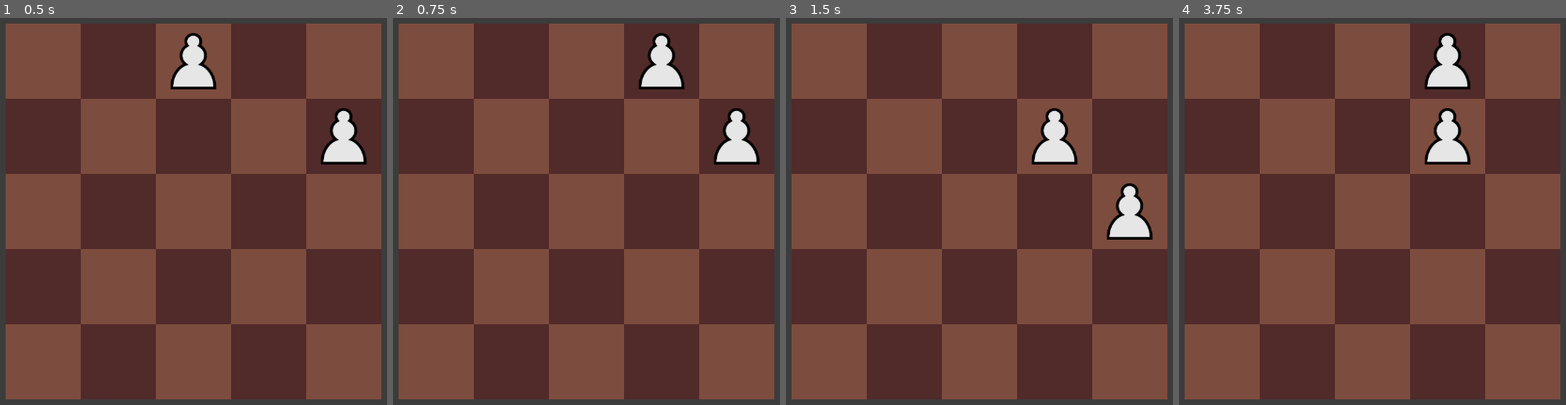
Above: before the commit, frames 1-4 (left to right).
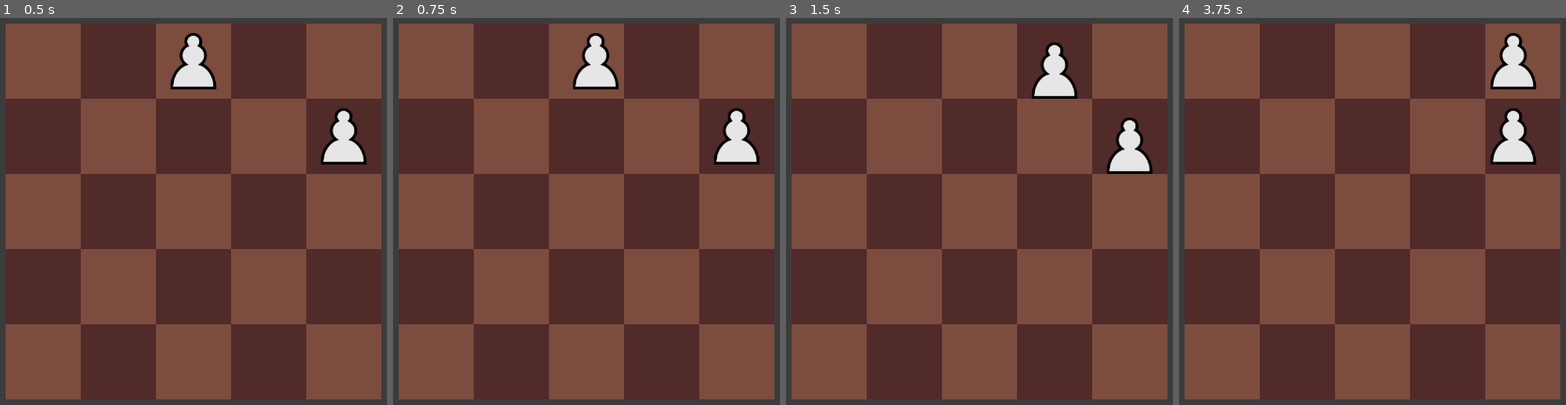
Above: after the commit, the same moments.

Repository: abaker-skudlarek/ChessTiles
Game: Godot game, scene res://Scenes/main.tscn
Two runs of this game, one before a commit and one after it. Both use one fixed random seed, a clock stepped at 60 frames per second and the inputs below. The engine's default icon, where the game draws it, is replaced by a stand-in: a white triangle on a blue panel in a dark square.
Inputs:
- Up to frame 1 (0.5 s): no input
- Up to frame 2 (0.75 s): tap Enter at 0.5 s; hold Right (slide_move_right) from 0.53 s (still down)
- Up to frame 3 (1.5 s): tap Space at 1.25 s; release Right (slide_move_right) at 1.28 s; hold Down (slide_move_down) from 1.28 s (still down)
- Up to frame 4 (3.75 s): tap Enter at 2, 3.5 s; release Down (slide_move_down) at 2.03 s; hold Right (slide_move_right) 2.03-2.78 s; tap Space at 2.75 s; hold Up (slide_move_up) 2.78-3.53 s; hold Left (slide_move_left) from 3.53 s (still down)

Frame 1 is identical in both runs. In frame 2, 2.2% of the frame differs, in the area x 46-76%, y 3-19%; in frame 3, 4.5%, in the area x 63-95%, y 6-58%; in frame 4, 4.5%.

Commit message:
made game manager a singleton, added resource manager singleton, basic movement animation

Diff:
--- a/Scenes/Managers/game_manager.tscn
+++ b/Scenes/Managers/game_manager.tscn
@@ -1,6 +1,6 @@
 [gd_scene load_steps=2 format=3 uid="uid://bstl14n7exglv"]
 
-[ext_resource type="Script" path="res://Scripts/game_manager.gd" id="1_l4p5p"]
+[ext_resource type="Script" path="res://Scripts/Managers/game_manager.gd" id="1_l4p5p"]
 
 [node name="GameManager" type="Node"]
 script = ExtResource("1_l4p5p")
--- a/Scenes/Managers/input_manager.tscn
+++ b/Scenes/Managers/input_manager.tscn
@@ -1,6 +1,6 @@
 [gd_scene load_steps=2 format=3 uid="uid://5ahr0d0s8abg"]
 
-[ext_resource type="Script" path="res://Scripts/input_manager.gd" id="1_fnw63"]
+[ext_resource type="Script" path="res://Scripts/Managers/input_manager.gd" id="1_fnw63"]
 
 [node name="InputManager" type="Node"]
 script = ExtResource("1_fnw63")
--- /dev/null
+++ b/Scenes/Managers/resource_manager.tscn
@@ -0,0 +1,6 @@
+[gd_scene load_steps=2 format=3 uid="uid://cc7dv0jia6csp"]
+
+[ext_resource type="Script" path="res://Scripts/Managers/resource_manager.gd" id="1_siwqd"]
+
+[node name="ResourceManager" type="Node"]
+script = ExtResource("1_siwqd")
--- a/Scenes/Pieces/Enemy/enemy_piece_base.tscn
+++ b/Scenes/Pieces/Enemy/enemy_piece_base.tscn
@@ -1,7 +1,8 @@
 [gd_scene load_steps=3 format=3 uid="uid://cb3swvs5fb3cc"]
 
-[ext_resource type="Script" path="res://Scripts/enemy_piece_base.gd" id="1_dsfhh"]
+[ext_resource type="Script" path="res://Scripts/Game/enemy_piece_base.gd" id="1_dsfhh"]
 [ext_resource type="Texture2D" uid="uid://bleeup1fdwl0j" path="res://icon.svg" id="2_8nfsi"]
+
 
 [node name="Sprite2D" type="Sprite2D"]
 scale = Vector2(0.125, 0.125)
--- a/Scenes/Pieces/Player/player_piece_base.tscn
+++ b/Scenes/Pieces/Player/player_piece_base.tscn
@@ -1,7 +1,8 @@
 [gd_scene load_steps=3 format=3 uid="uid://cvn0p8a62h25h"]
 
-[ext_resource type="Script" path="res://Scripts/player_piece_base.gd" id="1_g7hxw"]
+[ext_resource type="Script" path="res://Scripts/Game/player_piece_base.gd" id="1_g7hxw"]
 [ext_resource type="Texture2D" uid="uid://bleeup1fdwl0j" path="res://icon.svg" id="2_7binw"]
+
 
 [node name="Sprite2D" type="Sprite2D"]
 scale = Vector2(0.125, 0.125)
--- a/Scenes/board.tscn
+++ b/Scenes/board.tscn
@@ -1,6 +1,6 @@
 [gd_scene load_steps=2 format=3 uid="uid://6w14jlhqkap5"]
 
-[ext_resource type="Script" path="res://Scripts/board.gd" id="1_6gofn"]
+[ext_resource type="Script" path="res://Scripts/Game/board.gd" id="1_6gofn"]
 
 [node name="Board" type="Node"]
 script = ExtResource("1_6gofn")
--- a/Scenes/main.tscn
+++ b/Scenes/main.tscn
@@ -1,13 +1,7 @@
-[gd_scene load_steps=4 format=3 uid="uid://d6cphvklilml"]
+[gd_scene load_steps=2 format=3 uid="uid://d6cphvklilml"]
 
-[ext_resource type="PackedScene" uid="uid://bstl14n7exglv" path="res://Scenes/Managers/game_manager.tscn" id="1_ep62g"]
-[ext_resource type="PackedScene" uid="uid://5ahr0d0s8abg" path="res://Scenes/Managers/input_manager.tscn" id="1_mjp47"]
 [ext_resource type="PackedScene" uid="uid://6w14jlhqkap5" path="res://Scenes/board.tscn" id="2_bpxrd"]
 
 [node name="Main" type="Node"]
 
-[node name="InputManager" parent="." instance=ExtResource("1_mjp47")]
-
 [node name="Board" parent="." instance=ExtResource("2_bpxrd")]
-
-[node name="GameManager" parent="." instance=ExtResource("1_ep62g")]
--- a/Scripts/board.gd
+++ b/Scripts/Game/board.gd
@@ -1,6 +1,8 @@
 extends Node
 
+# ------------------------------------------------------------------------------------------------ #
 # -- Variables -- #
+# ------------------------------------------------------------------------------------------------ #
 
 const LIGHT_SQUARE_PATH: CompressedTexture2D = preload("res://Sprites/Squares/square_brown_dark.png")
 const DARK_SQUARE_PATH: CompressedTexture2D = preload("res://Sprites/Squares/square_brown_light.png")
@@ -13,25 +15,8 @@
 var _board: Array # Two dimensional array that defines the board
 var _pieces_on_board: Array = [] # Array containing the pieces that are currently on the board. This includes Player and Enemy pieces
 
-@onready var player_pieces: Dictionary = {
-	"pawn": preload("res://Scenes/Pieces/Player/player_pawn.tscn"),
-	"bishop": preload("res://Scenes/Pieces/Player/player_bishop.tscn"),
-	"knight": preload("res://Scenes/Pieces/Player/player_knight.tscn"),
-	"rook": preload("res://Scenes/Pieces/Player/player_rook.tscn"),
-	"queen": preload("res://Scenes/Pieces/Player/player_queen.tscn"),
-	"king": preload("res://Scenes/Pieces/Player/player_king.tscn")
-}
-@onready var enemy_pieces: Dictionary = {
-	"pawn": preload("res://Scenes/Pieces/Enemy/enemy_pawn.tscn"),
-	"bishop": preload("res://Scenes/Pieces/Enemy/enemy_bishop.tscn"),
-	"knight": preload("res://Scenes/Pieces/Enemy/enemy_knight.tscn"),
-	"rook": preload("res://Scenes/Pieces/Enemy/enemy_rook.tscn"),
-	"queen": preload("res://Scenes/Pieces/Enemy/enemy_queen.tscn"),
-	"king": preload("res://Scenes/Pieces/Enemy/enemy_king.tscn")
-}
-
+# ------------------------------------------------------------------------------------------------ #
 # -- Private Functions -- #
-
 # ------------------------------------------------------------------------------------------------ #
 
 # NOTE: I'm using this function to connect to signals. The reasoning is that I found when using
@@ -56,10 +41,11 @@
 ## 				 If we want to move all pieces up, direction_to_move = Vector2(0, -1)
 func _slide_move(direction_to_move: Vector2) -> void:
 
+	GameManager.change_state(GameManager.GameState.SLIDE_MOVE)
+
 	# TODO: NEED TO IMPLEMENT MERGING PIECES WHEREVER THAT APPLIES
 
-	# TODO: THIS IS ONE OF THE UGLIEST PIECES OF CODE I'VE EVER WRITTEN
-	# TODO: Please for the love of god do not keep this. You're better than that.
+	# TODO: REWRITE THIS TO BE MORE READABLE. Don't worry too much about efficiency, it's a small board
 	if direction_to_move == Vector2.RIGHT:
 		for i in range(_board.size() - 1, -1, -1):
 			for j in _board[i].size():
@@ -70,8 +56,7 @@
 													current_grid_position.y + direction_to_move.y)
 
 					if (new_grid_position.x < GRID_WIDTH and new_grid_position.x >= 0 and new_grid_position.y < GRID_HEIGHT and new_grid_position.y >= 0):
-						var piece_moved = _move_piece(current_grid_position, new_grid_position)
-
+						_move_piece(current_grid_position, new_grid_position)
 	elif direction_to_move == Vector2.LEFT or direction_to_move == Vector2.UP:
 		for i in _board.size():
 			for j in _board[i].size():
@@ -82,8 +67,7 @@
 													current_grid_position.y + direction_to_move.y)
 
 					if (new_grid_position.x < GRID_WIDTH and new_grid_position.x >= 0 and new_grid_position.y < GRID_HEIGHT and new_grid_position.y >= 0):
-						var piece_moved = _move_piece(current_grid_position, new_grid_position)
-
+						_move_piece(current_grid_position, new_grid_position)
 	elif direction_to_move == Vector2.DOWN:
 		for i in _board.size():
 			for j in range(_board[i].size() - 1, -1, -1):
@@ -93,7 +77,9 @@
 													current_grid_position.y + direction_to_move.y)
 
 					if (new_grid_position.x < GRID_WIDTH and new_grid_position.x >= 0 and new_grid_position.y < GRID_HEIGHT and new_grid_position.y >= 0):
-						var piece_moved = _move_piece(current_grid_position, new_grid_position)
+						_move_piece(current_grid_position, new_grid_position)
+
+	GameManager.change_state(GameManager.GameState.WAITING_USER_INPUT)
 
 # ------------------------------------------------------------------------------------------------ #
 
@@ -107,7 +93,18 @@
 		var piece = _board[current_piece_grid_location.x][current_piece_grid_location.y]
 		_board[current_piece_grid_location.x][current_piece_grid_location.y] = null
 		_board[new_piece_grid_location.x][new_piece_grid_location.y] = piece
-		piece.position = _grid_to_pixel(new_piece_grid_location)
+
+		# TODO: This makes the sprite move to the final position in .5 seconds
+		# TODO: A few problems/improvements with this:
+		# 		  1. The player can input a new direction DURING the tween, so the pieces then move
+		# 			 diagonally, which we do not want
+		# 		  2. Find the best transition settings. Using set_trans, we can change how the sprite moves to it's final destination
+		#
+		var tween := create_tween()
+		tween.tween_property(piece, "position", _grid_to_pixel(new_piece_grid_location), .5).set_trans(Tween.TRANS_EXPO)
+
+		#piece.position = _grid_to_pixel(new_piece_grid_location)
+
 		return true
 
 # ------------------------------------------------------------------------------------------------ #
@@ -128,7 +125,7 @@
 		var spawn_chance = randi() % 101
 
 		# Determine which piece to spawn based on the spawn_chance. 75% to spawn pawn, 25% to spawn bishop
-		var piece_to_spawn = player_pieces["pawn"] if spawn_chance <= 75 else player_pieces["bishop"]
+		var piece_to_spawn = ResourceManager.player_pieces["pawn"] if spawn_chance <= 75 else ResourceManager.player_pieces["bishop"]
 
 		# Spawn the piece and adjust its position to the corresponding empty spaces
 		var piece = piece_to_spawn.instantiate()
@@ -205,35 +202,36 @@
 func _on_state_changed_start_game() -> void:
 	_board = _create_empty_2d_array()
 	_generate_board_background()
-	# TODO: figure out a way to decide what piece(s) we want to spawn. spawn_pieces should probably
-	# 		handle that, for now. We should only pass in the amount of pieces we want to spawn, and
-	# 		then spawn_pieces will figure out which ones, where, and handle the actual spawning
 	_spawn_pieces(2)
 
+	# TODO: We are allowing the board scene to change the state of the game, using the GameManager Singleton.
+	# 		I honestly don't know if this is good or not. Any script can change the state using GameManager,
+	# 		and that scares me. But, maybe it's not a bad thing. I'm not going to focus too hard on
+	# 		over-engineering a perfect solution until it matter.
+	# 		So, whether it's good or not, I will be allowing this. Maybe some day it will change when
+	# 		I understand more about Godot.
+	GameManager.change_state(GameManager.GameState.WAITING_USER_INPUT)
+
 # ------------------------------------------------------------------------------------------------ #
 
 func _on_slide_move_left() -> void:
-	print("slide move left heard in board.gd")
 	_slide_move(Vector2.LEFT)
 
 # ------------------------------------------------------------------------------------------------ #
 
 func _on_slide_move_right() -> void:
-	print("slide move right heard in board.gd")
 	_slide_move(Vector2.RIGHT)
 
 # ------------------------------------------------------------------------------------------------ #
 
 func _on_slide_move_up() -> void:
-	print("slide move up heard in board.gd")
 	_slide_move(Vector2.UP)
 
 # ------------------------------------------------------------------------------------------------ #
 
 func _on_slide_move_down() -> void:
-	print("slide move down heard in board.gd")
 	_slide_move(Vector2.DOWN)
 
 # ------------------------------------------------------------------------------------------------ #
-
 # -- Public Functions -- #
+# ------------------------------------------------------------------------------------------------ #
--- /dev/null
+++ b/Scripts/Managers/game_manager.gd
@@ -0,0 +1,67 @@
+extends Node
+
+## This Scene/File will manage the game. It will keep track of the current state that the game is in
+## and use signals every time the state is changed. Subscribers will then take actions based on the
+## state that the game is now in.
+##
+## This is autoloaded, so it is a Singleton, meaning everything can access it.
+
+# ------------------------------------------------------------------------------------------------ #
+# -- Variables -- #
+# ------------------------------------------------------------------------------------------------ #
+
+enum GameState {
+	START_GAME,
+	WAITING_USER_INPUT,
+	SLIDE_MOVE,
+	CHESS_MOVE,
+	MERGING,
+	WIN,
+	LOSE
+}
+
+var _current_state: GameState
+
+# ------------------------------------------------------------------------------------------------ #
+# -- Private Functions -- #
+# ------------------------------------------------------------------------------------------------ #
+
+func _ready() -> void:
+	# TODO: This will be moved somewhere else once we get a title screen. When "start game" is pressed,
+	# 		the state will be changed
+	change_state(GameState.START_GAME)
+
+# ------------------------------------------------------------------------------------------------ #
+# -- Public Functions -- #
+# ------------------------------------------------------------------------------------------------ #
+
+## Used to change the current state of the game. When called, the state will be changed to the passed
+## in state, the appropriate signal will be emitted, and then any code that GameManager needs to run
+## for that state will be executed.
+func change_state(new_state: GameState) -> void:
+	_current_state = new_state
+
+	print("_current_state = ", GameState.keys()[new_state])
+
+	match _current_state:
+		GameState.START_GAME:
+			SignalBus.emit_signal("state_changed_start_game")
+		GameState.WAITING_USER_INPUT:
+			SignalBus.emit_signal("state_changed_waiting_user_input")
+		GameState.SLIDE_MOVE:
+			SignalBus.emit_signal("state_changed_slide_move")
+		GameState.CHESS_MOVE:
+			SignalBus.emit_signal("state_changed_chess_move")
+		GameState.MERGING:
+			SignalBus.emit_signal("state_changed_merging")
+		GameState.WIN:
+			SignalBus.emit_signal("state_changed_win")
+		GameState.LOSE:
+			SignalBus.emit_signal("state_changed_lose")
+
+# ------------------------------------------------------------------------------------------------ #
+
+func get_current_game_state() -> GameState:
+	return _current_state
+
+# ------------------------------------------------------------------------------------------------ #
--- /dev/null
+++ b/Scripts/Managers/input_manager.gd
@@ -0,0 +1,27 @@
+extends Node
+
+# ------------------------------------------------------------------------------------------------ #
+# -- Private Functions -- #
+# ------------------------------------------------------------------------------------------------ #
+
+func _input(event):
+
+	# If we aren't waiting for user input, return and do nothing
+	if GameManager.get_current_game_state() != GameManager.GameState.WAITING_USER_INPUT:
+		return
+
+	# TODO: It's possible to do two quick movements really fast, would like to make sure that isn't allowed
+	#		Need some sort of wait, or maybe when we have animations we can make it so you can't move
+	# 		until the animation is done
+
+	if event.is_action_pressed("slide_move_left"):
+		SignalBus.emit_signal("slide_move_left")
+
+	if event.is_action_pressed("slide_move_right"):
+		SignalBus.emit_signal("slide_move_right")
+
+	if event.is_action_pressed("slide_move_up"):
+		SignalBus.emit_signal("slide_move_up")
+
+	if event.is_action_pressed("slide_move_down"):
+		SignalBus.emit_signal("slide_move_down")
--- /dev/null
+++ b/Scripts/Managers/resource_manager.gd
@@ -0,0 +1,26 @@
+extends Node
+
+##
+## Holds resources that need to be preloaded and accessed by other Scenes.
+##
+
+# ------------------------------------------------------------------------------------------------ #
+# -- Variables -- #
+# ------------------------------------------------------------------------------------------------ #
+
+@onready var player_pieces: Dictionary = {
+	"pawn": preload("res://Scenes/Pieces/Player/player_pawn.tscn"),
+	"bishop": preload("res://Scenes/Pieces/Player/player_bishop.tscn"),
+	"knight": preload("res://Scenes/Pieces/Player/player_knight.tscn"),
+	"rook": preload("res://Scenes/Pieces/Player/player_rook.tscn"),
+	"queen": preload("res://Scenes/Pieces/Player/player_queen.tscn"),
+	"king": preload("res://Scenes/Pieces/Player/player_king.tscn")
+}
+@onready var enemy_pieces: Dictionary = {
+	"pawn": preload("res://Scenes/Pieces/Enemy/enemy_pawn.tscn"),
+	"bishop": preload("res://Scenes/Pieces/Enemy/enemy_bishop.tscn"),
+	"knight": preload("res://Scenes/Pieces/Enemy/enemy_knight.tscn"),
+	"rook": preload("res://Scenes/Pieces/Enemy/enemy_rook.tscn"),
+	"queen": preload("res://Scenes/Pieces/Enemy/enemy_queen.tscn"),
+	"king": preload("res://Scenes/Pieces/Enemy/enemy_king.tscn")
+}
--- /dev/null
+++ b/Scripts/Managers/signal_bus.gd
@@ -0,0 +1,20 @@
+extends Node
+
+# ------------------------------------------------------------------------------------------------ #
+# -- Game Manager Signals -- #
+# ------------------------------------------------------------------------------------------------ #
+signal state_changed_start_game
+signal state_changed_waiting_user_input
+signal state_changed_slide_move
+signal state_changed_chess_move
+signal state_changed_merging
+signal state_changed_win
+signal state_changed_lose
+
+# ------------------------------------------------------------------------------------------------ #
+# -- Input Manager Signals -- #
+# ------------------------------------------------------------------------------------------------ #
+signal slide_move_left
+signal slide_move_right
+signal slide_move_up
+signal slide_move_down
--- a/Scripts/game_manager.gd
+++ /dev/null
@@ -1,51 +0,0 @@
-extends Node
-
-'''
-This Scene/File will manage the game. It will keep track of the current state that the game is in
-and use signals every time the state is changed. Subscribers will then take actions based on the
-state that the game is now in.
-'''
-
-# -- Variables -- #
-
-enum GameState {
-	START_GAME,
-	WAITING_USER_INPUT,
-	SLIDE_MOVE,
-	CHESS_MOVE,
-	WIN,
-	LOSE
-}
-
-var _current_state: GameState
-
-# -- Private Functions -- #
-
-func _ready():
-	# TODO: This will be moved somewhere else once we get a title screen. When "start game" is pressed,
-	# 		the state will be changed
-	_change_state(GameState.START_GAME)
-
-# ------------------------------------------------------------------------------------------------ #
-
-## Used to change the current state of the game. When called, the state will be changed to the passed
-## in state, the appropriate signal will be emitted, and then any code that GameManager needs to run
-## for that state will be executed.
-func _change_state(new_state: GameState):
-	_current_state = new_state
-
-	match _current_state:
-		GameState.START_GAME:
-			SignalBus.emit_signal("state_changed_start_game")
-		GameState.WAITING_USER_INPUT:
-			SignalBus.emit_signal("state_changed_waiting_user_input")
-		GameState.SLIDE_MOVE:
-			SignalBus.emit_signal("state_changed_slide_move")
-		GameState.CHESS_MOVE:
-			SignalBus.emit_signal("state_changed_chess_move")
-		GameState.WIN:
-			SignalBus.emit_signal("state_changed_win")
-		GameState.LOSE:
-			SignalBus.emit_signal("state_changed_lose")
-
-# -- Public Functions -- #
--- a/Scripts/input_manager.gd
+++ /dev/null
@@ -1,19 +0,0 @@
-extends Node
-
-func _input(event):
-
-	if event.is_action_pressed("slide_move_left"):
-		print("slide move left")
-		SignalBus.emit_signal("slide_move_left")
-
-	if event.is_action_pressed("slide_move_right"):
-		print("slide move right")
-		SignalBus.emit_signal("slide_move_right")
-
-	if event.is_action_pressed("slide_move_up"):
-		print("slide move up")
-		SignalBus.emit_signal("slide_move_up")
-
-	if event.is_action_pressed("slide_move_down"):
-		print("slide move down")
-		SignalBus.emit_signal("slide_move_down")
--- a/Scripts/signal_bus.gd
+++ /dev/null
@@ -1,15 +0,0 @@
-extends Node
-
-# -- Game Manager Signals -- #
-signal state_changed_start_game
-signal state_changed_waiting_user_input
-signal state_changed_slide_move
-signal state_changed_chess_move
-signal state_changed_win
-signal state_changed_lose
-
-# -- Input Manager Signals -- #
-signal slide_move_left
-signal slide_move_right
-signal slide_move_up
-signal slide_move_down
--- a/project.godot
+++ b/project.godot
@@ -16,7 +16,10 @@
 
 [autoload]
 
-SignalBus="*res://Scripts/signal_bus.gd"
+SignalBus="*res://Scripts/Managers/signal_bus.gd"
+ResourceManager="*res://Scenes/Managers/resource_manager.tscn"
+GameManager="*res://Scenes/Managers/game_manager.tscn"
+InputManager="*res://Scenes/Managers/input_manager.tscn"
 
 [display]
 
Renamed: Scripts/enemy_piece_base.gd -> Scripts/Game/enemy_piece_base.gd
Renamed: Scripts/player_piece_base.gd -> Scripts/Game/player_piece_base.gd
